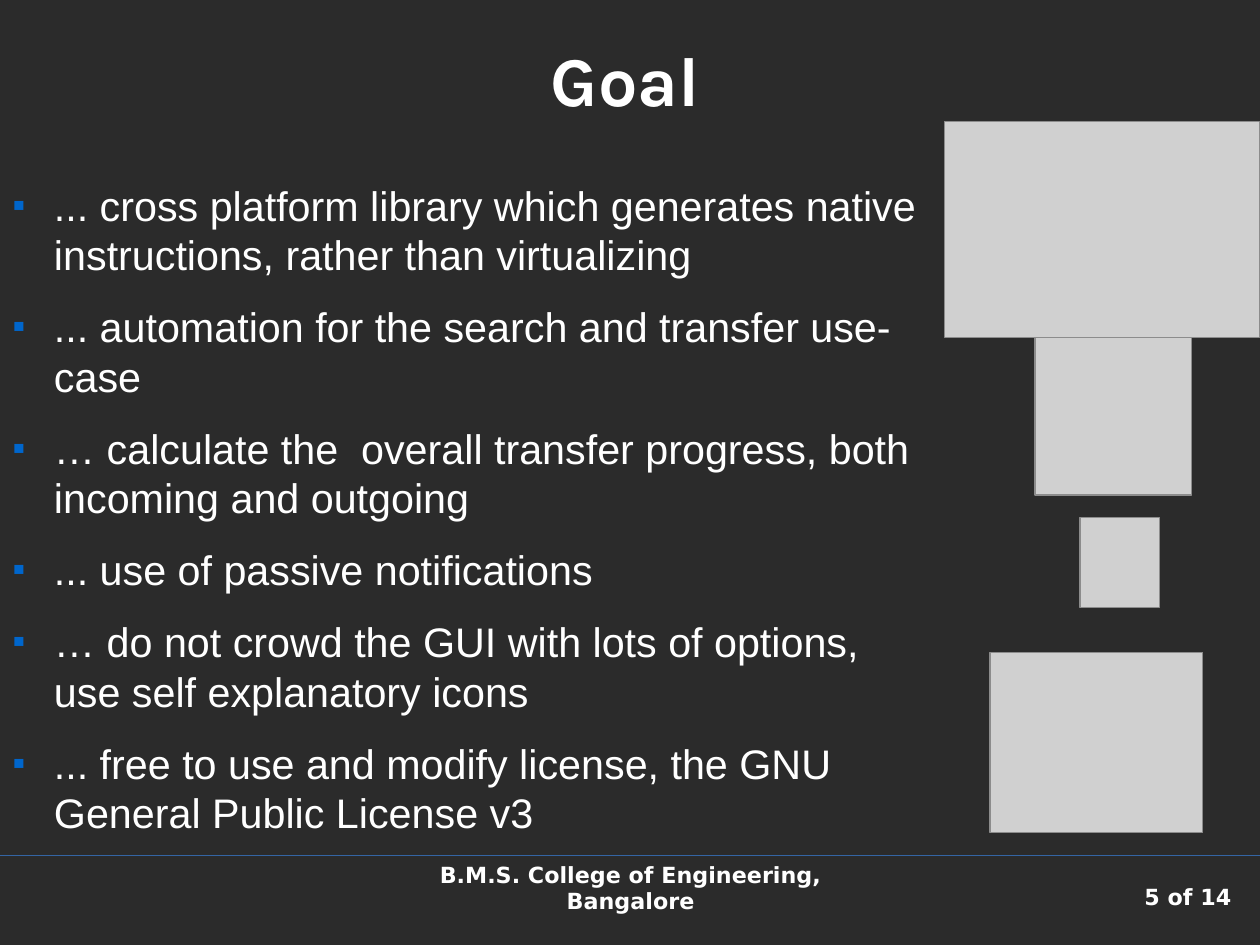
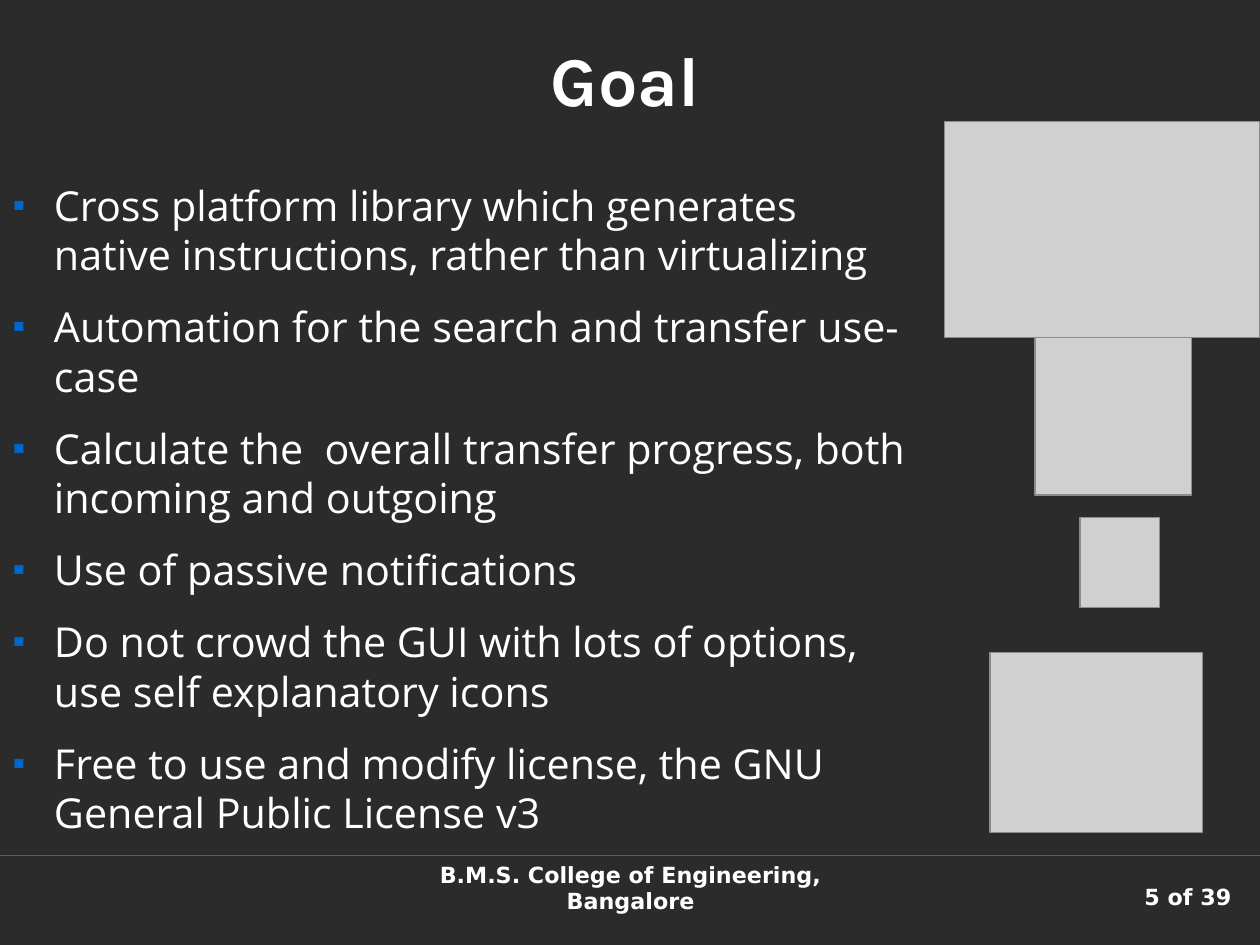
Before and after one commit to shaan7/Kapotah, a slide deck: slide 5 of docs/presentation.odp. Drawn at 1260x945 pixels with LibreOffice and Linux fonts; fonts in the diff are those of the drawing; grey boxes stand for pictures; background and template pictures are left out; a plain dark background stands for a picture behind light text. Boxes give left, top, right and bottom in pixels: in the first picture for what was removed or moved away, otherwise in the second. Text is boxed around its words. In the diff, an @@ line names an element or a change of style, - is before the commit and + after.

```diff
--- a/docs/presentation.odp
+++ b/docs/presentation.odp
@@ text at box(54, 189, 905, 829): text changed; font Arial to Open Sans @@
-■ ... cross platform library which generates native instructions, rather than virtualizing
-■ ... automation for the search and transfer use-case
-■ … calculate the overall transfer progress, both incoming and outgoing
-■ ... use of passive notifications
-■ … do not crowd the GUI with lots of options, use self explanatory icons
-■ ... free to use and modify license, the GNU General Public License v3
+■ Cross platform library which generates native instructions, rather than virtualizing
+■ Automation for the search and transfer use-case
+■ Calculate the overall transfer progress, both incoming and outgoing
+■ Use of passive notifications
+■ Do not crowd the GUI with lots of options, use self explanatory icons
+■ Free to use and modify license, the GNU General Public License v3
@@ page number at box(1144, 888, 1231, 906): text changed @@
-5 of 14
+5 of 39
```
Also in this commit, not shown: 6 other slides changed, 31 slides added, 6 slides removed.
